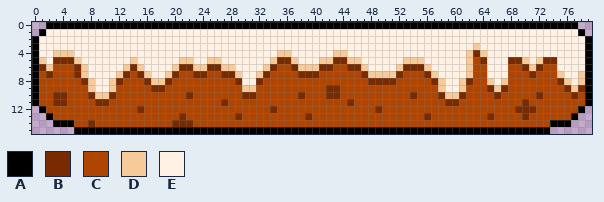
Sprite sheet, stored at Assets/world-platform.png. Above: the version before the commit.
The file is 80x16 pixels.
Palette (. is transparent): A #000000  B #782a00  C #af4500  D #f7ca99  E #fff1e3
Pixels before, first column x 0:
 0 ..AAAAAAAAAAAAAAAAAAAAAAAAAAAAAAAAAAAAAAAAAAAAAAAAAAAAAAAAAAAAAAAAAAAAAAAAAAAA..
 1 .AEEEEEEEEEEEEEEEEEEEEEEEEEEEEEEEEEEEEEEEEEEEEEEEEEEEEEEEEEEEEEEEEEEEEEEEEEEEEA.
 2 AEEEEEEEEEEEEEEEEEEEEEEEEEEEEEEEEEEEEEEEEEEEEEEEEEEEEEEEEEEEEEEEEEEEEEEEEEEEEEEA
 3 AEEEEEEEEEEEEEEEEEEEEEEEEEEEEEEEEEEEEEEEEEEEEEEEEEEEEEEEEEEEEEEDEEEEEEEEEEEEEEEA
 4 AEEDDDEEEEEEEEEEEEEEEEEEEEEEEEEEEEEDDEEEEEEDDEEEEEEEEEEEEEEEEEDBDEEEEEEEEEEEEEEA
 5 ADEBBBDEEEEEEEDEEEEEEDDEEDDEEEEEEEDBBDEEEDDBBDDEEEEEEDDDEEEEEEDCBEEEBBDEDBBEEEEA
 6 ABDCCCBDEEEEEDBDEEEEDBBDDBBDDEEEEDBCCBDDDBBCCBBDEEEEDBBBDEEEEEDCCEEECCBDBCCEEEEA
 7 ACBCCCBDEEEEDBCBDEEDBCCBBCCBBDEEDBCCCCBBBCCCCCCBDDDDBCCCBDEEEEDCCEEECCCBCCCDEEDA
 8 ACCCCCCBDEEDBCCCBDDBCCCCCCCCCBEEBCCCCCCCCCCCCCCCBBBBCCCCCBDEEDBCCDEDCCCCCCCBDEDA
 9 ACCCCCCCDEEDCCCCCBBCCCCCCCCCCCDDCCCCCCCCCCBBCCCCCCCCCCCCCCDEEDCCCBDBCCCCCCCCBDBA
10 ACCBBCCCBDDBCCCCCCCCCCBCCCCCCCBBCCCCCCBCCCBBCCCCCCCCCCBCCCBDDBCCCCBCCCCCBCCCCBCA
11 ACCBBCCCCBBCCCCCCCCCCCCCCCCBCCCCCCCCCCCCCCCCCBCCCCCCCCCCCCCBBCCCCCCCCCBCCCCCCCCA
12 .ACCCCCCCCCCCCCBCCCCCCCCCCCCCCCCCCBCCCCCCCCCCCCCCBCCCCCCCCCCCCCCCCCCCBBBCCCCCCA.
13 ..ACCCCCCCCCCCCCCCCCCBCCCCCCCBCCCCCCCCCBCCCCCCCCCCCCCCCCBCCCCCCCCBCCCCBCCCCCCA..
14 ...AAACCBCCCCCCCCCCCBBBCCCCCCCCCCCCCCCCCCCCCCCCCCCCCCCCCCCCCCCCCCCCCCCCCCCAAA...
15 ......AAAAAAAAAAAAAAAAAAAAAAAAAAAAAAAAAAAAAAAAAAAAAAAAAAAAAAAAAAAAAAAAAAAA......
And afterwards:
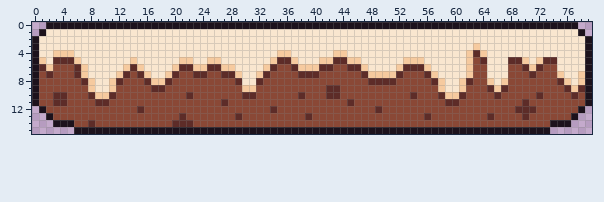
Difference:
colour A: #000000 -> #1c121c
colour B: #782a00 -> #5d2c28
colour C: #af4500 -> #8a4836
colour D: #f7ca99 -> #f6ca9f
colour E: #fff1e3 -> #f9e6cf
Pixel boxes of the changes (left, top, right, bottom) in both pictures:
changed: (32, 22, 592, 134)
